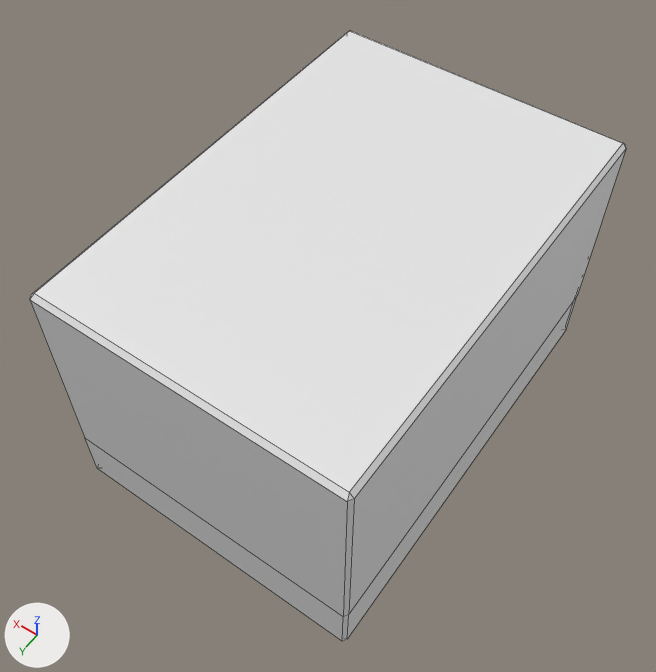
Two versions of the OBJ model models/mahjong_tile.obj, one commit apart.
Both versions are drawn from a 50 mm camera at (-1.61, 2.39, 3.54) aimed at (0.03, 0.1, -0.06). Every picture has the same lights, and +X, +Y and +Z are marked at lower left. The older version comes first. Mesh edges are drawn as thin lines. Where no turn or scale is listed for an object, it has been applied to the vertices.
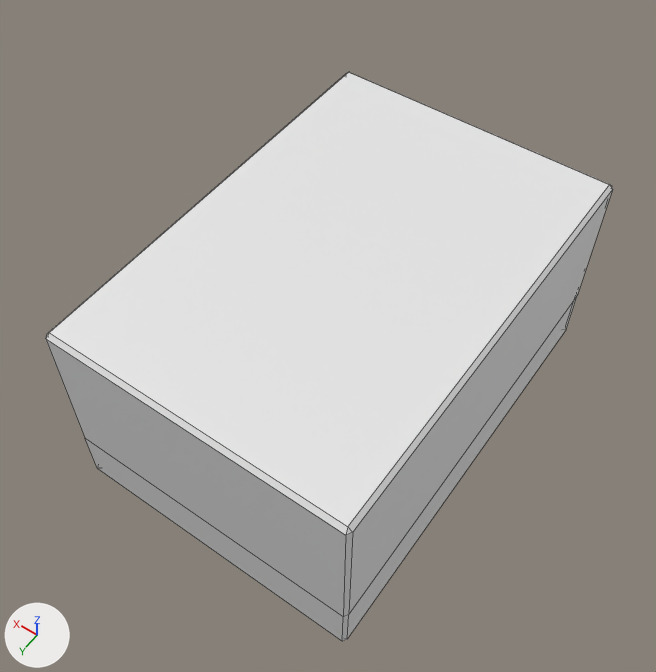
The newer file is also turned or shifted as a whole; pictures and numbers use the older file's frame.

Location of each change, [x1, y1, x2, y2] in pixels of the pictures (656 x 672 px; the box of a moved part takes in the faces that stretch with it):
'Cube', reshaped (7% shorter)
    before: [30, 31, 626, 641]
    after: [46, 72, 612, 641]
part 1 of me_cube, moved or reshaped
    before: [30, 31, 626, 582]
    after: [46, 72, 612, 582]

The change, as a diff of the scene's bpy script:
```diff
--- a/models/mahjong_tile.obj.py
+++ b/models/mahjong_tile.obj.py
@@ me_cube @@
 # used by ob_cube; location = (0.0, 0.0, 0.0)
-me_cube.from_pydata(...)  # 32 vertices, 34 faces; spans x -0.8..0.8, y -1.18..1.13, z -0.71..0.71
+me_cube.from_pydata(...)  # 32 vertices, 34 faces; spans x -0.8..0.8, y -1.18..1.13, z -0.71..0.45
+# me_cube part 1: all 12 vertices in x -0.8..0.8, y -1.18..1.13, z 0.69..0.71 are moved by (0.0, 0.0, -0.26)
 me_cube.materials.append(mat_material_001)
```
